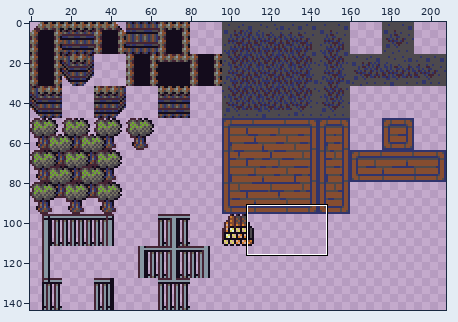
Sprite sheet: images/Objects/tiles_dark.png. The first picture is a wide view before the edit; the outline marks the close-up.
Close-up. Before the edit:
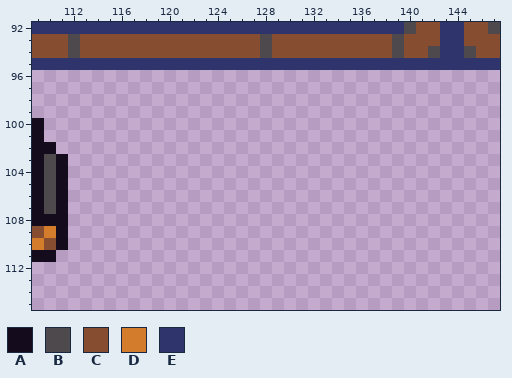
The file is 208x144 pixels. Shown: x 109..147, y 92..115.
Palette (. is transparent): A #140c1c  B #4d494d  C #864d30  D #d37d2c  E #30346d
Pixels before, first column x 109:
 92 EEEEEEEEEEEEEEEEEEEEEEEEEEEEEEEBCCEECCB
 93 CCCBCCCCCCCCCCCCCCCBCCCCCCCCCCBCCCEECCC
 94 CCCBCCCCCCCCCCCCCCCBCCCCCCCCCCBCCBEEBCC
 95 EEEEEEEEEEEEEEEEEEEEEEEEEEEEEEEEEEEEEEE
 96 .......................................
 97 .......................................
 98 .......................................
 99 .......................................
100 A......................................
101 A......................................
102 AA.....................................
103 ABA....................................
104 ABA....................................
105 ABA....................................
106 ABA....................................
107 ABA....................................
108 AAA....................................
109 CDA....................................
110 DCA....................................
111 AA.....................................
Once edited:
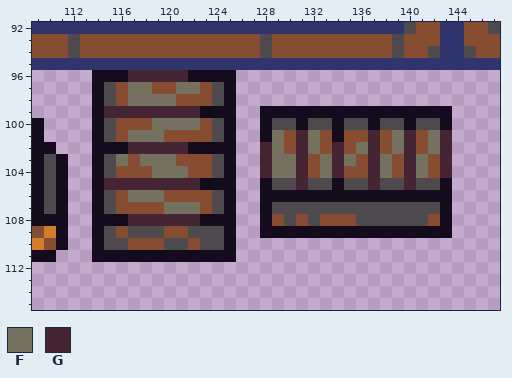
Colours new in this view: F #757161  G #452434
The exact change:
Changed rows in their new state; - is an unchanged pixel.
first column x 114:
 96 AAAGGGGGAAAA------------------
 97 ABCFFCCFFCBA------------------
 98 ABCFFFFCCCBA------------------
 99 AGGGGGGGGAAA--AAAAAAAAAAAAAAAA
100 ABCCCFFFFCBA--ABBABBABBABBABBA
101 ABCFFFCCCCBA--AFCGFCACCGCFGCFG
102 AAAGGGGGAAAA--GFCGFCGCFGCFGCFG
103 ABFCFFFCCCBA--GFFGCFGFCGFCGFCG
104 ABCCCFFFCCBA--GFFGCFGCCGFCGFCG
105 AGGGGGGGGAAA--ABBGBBABBGBBGBBA
106 ABCFFFCCCCBA--AAAAAAAAAAAAAAAA
107 ABCCCCFFFCBA--ABBBBBBBBBBBBBBA
108 AAAGGGGGGAAA--ACBCBCCCBBBBBBCA
109 ABCBBBCCBBBA--AAAAAAAAAAAAAAAA
110 ABBCCCBBCBBA------------------
111 AAAAAAAAAAAA------------------
Where, in picture pixels (left, top, right, bottom), the same in both close-ups:
added: (92, 70, 452, 262)
